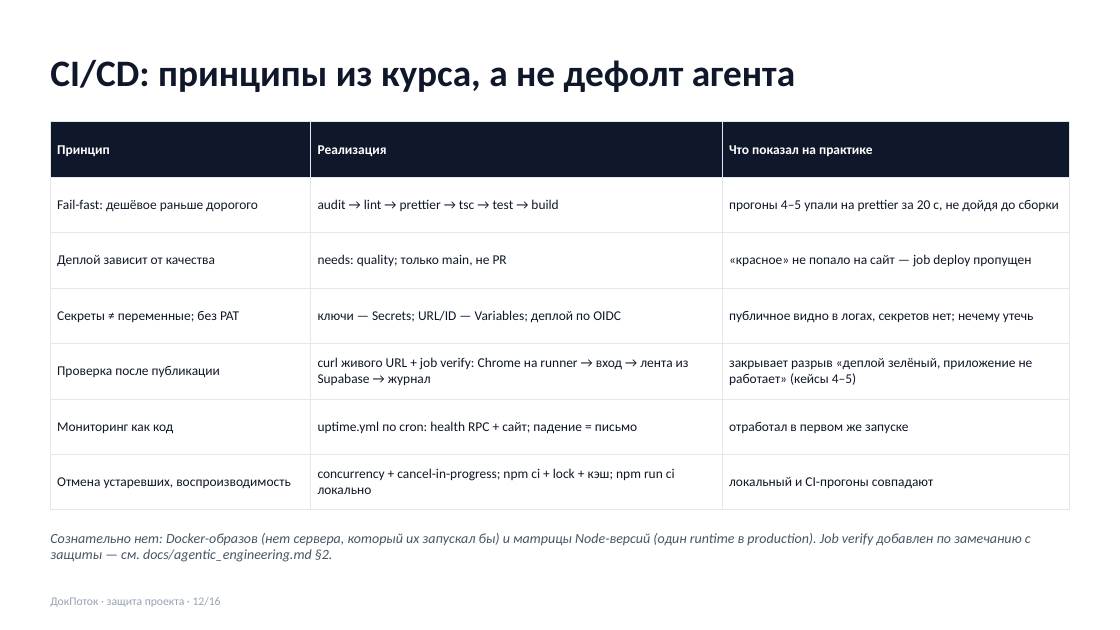
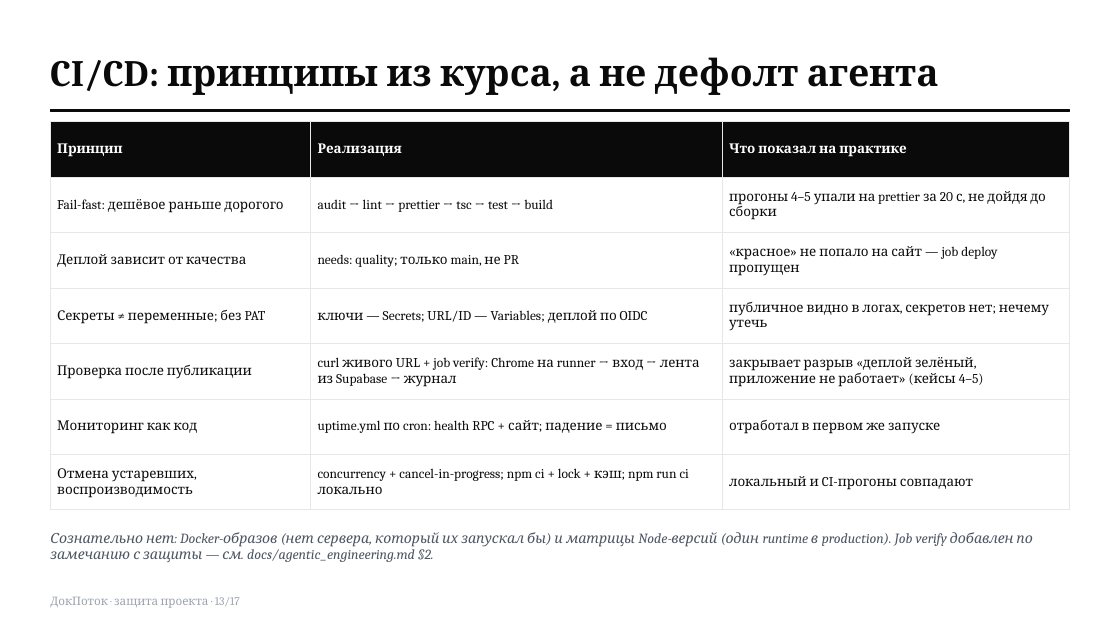
Before and after one commit to topchiiaa-eng/docflow, a slide deck: slide 13 of docs/presentation.pptx (slide 12 before the commit). Drawn at 1120x630 pixels with LibreOffice and Linux fonts; fonts in the diff are those of the drawing. Boxes give left, top, right and bottom in pixels: in the first picture for what was removed or moved away, otherwise in the second. Text is boxed around its words. In the diff, an @@ line names an element or a change of style, - is before the commit and + after.

```diff
--- a/docs/presentation.pptx
+++ b/docs/presentation.pptx
@@ text "CI/CD: принципы из курса, а ..." at bbox=[50, 57, 939, 95]: font Calibri to Cambria, text colour #0F172A to #0A0A0A @@
@@ rectangle added at bbox=[50, 109, 1070, 112], fill #0A0A0A, outline #0A0A0A 1 pt @@
@@ table at bbox=[50, 122, 1070, 502] @@
@@ fill #0F172A to #0A0A0A in row 1 @@
@@ font Calibri to Cambria, text colour #0F172A to #0A0A0A @@
@@ borders changed @@
@@ text "Сознательно нет: Docker-образов (нет сервера, ..." at bbox=[50, 532, 1032, 562]: font Calibri to Cambria, text colour #475569 to #4B5563 @@
@@ text at bbox=[50, 597, 240, 608]: text changed; font Calibri to Cambria; text colour #94A3B8 to #9CA3AF @@
-ДокПоток · защита проекта · 12/16
+ДокПоток · защита проекта · 13/17
```
Also in this commit, not shown: 15 other slides changed, 1 slide added, 12 other files.
